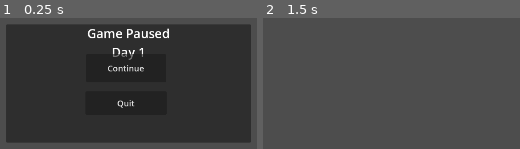
Above: before the commit, frames 1-2 (left to right).
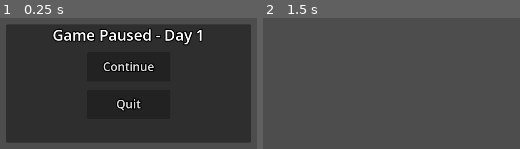
Above: after the commit, the same moments.

Repository: ThyGram/Eksamensprojekt-DDU
Game: Godot game, scene res://PopUps/PauseMenu.tscn
The game is run twice, just before and just after one commit, with the same random seed, the same clock (stepped at 60 frames per second) and the same inputs. This scene is started directly instead of the project's main scene.
Inputs (mouse positions are in pixels of both pictures, inside the frame that each line leads up to):
- Up to frame 1 (0.25 s): no input
- Up to frame 2 (1.5 s): click "Continue" at 0.5 s; tap Enter (ui_accept) at 1.25 s; move the mouse to (outside the picture) at 1.27 s; press the mouse at (outside the picture) at 1.28 s; hold D (Right) from 1.28 s (still down)

The runs differ from the first frame. In frame 1, 5.6% of the frame differs, in the area x 20-79%, y 7-71%; in frame 2, nothing differs.

Commit message:
Pause menu text fix

Diff:
--- a/GodotGame/PopUps/PauseMenu.gd
+++ b/GodotGame/PopUps/PauseMenu.gd
@@ -3,7 +3,7 @@
 
 # Called when the node enters the scene tree for the first time.
 func _ready():
-	$Panel/Title.text = "Game Paused\nDay " + str(storage.Day)
+	$Panel/Title.text = "Game Paused - Day " + str(storage.Day)
 
 
 # Called every frame. 'delta' is the elapsed time since the previous frame.
--- a/GodotGame/PopUps/PauseMenu.tscn
+++ b/GodotGame/PopUps/PauseMenu.tscn
@@ -26,26 +26,46 @@
 anchor_right = 1.0
 offset_bottom = 42.0
 grow_horizontal = 2
-theme_override_font_sizes/font_size = 30
-text = "Game Paused DAY X"
+theme_override_colors/font_outline_color = Color(0, 0, 0, 1)
+theme_override_constants/outline_size = 10
+theme_override_font_sizes/font_size = 36
+text = "Game Paused - Day X"
 horizontal_alignment = 1
 
 [node name="Continue" type="Button" parent="Panel"]
-layout_mode = 0
-offset_left = 193.0
-offset_top = 71.0
-offset_right = 384.0
-offset_bottom = 139.0
-theme_override_font_sizes/font_size = 20
+layout_mode = 1
+anchors_preset = 8
+anchor_left = 0.5
+anchor_top = 0.5
+anchor_right = 0.5
+anchor_bottom = 0.5
+offset_left = -100.0
+offset_top = -75.0
+offset_right = 100.0
+offset_bottom = -5.0
+grow_horizontal = 2
+grow_vertical = 2
+theme_override_colors/font_outline_color = Color(0, 0, 0, 1)
+theme_override_constants/outline_size = 10
+theme_override_font_sizes/font_size = 28
 text = "Continue"
 
 [node name="Quit" type="Button" parent="Panel"]
-layout_mode = 0
-offset_left = 191.0
-offset_top = 161.0
-offset_right = 386.0
-offset_bottom = 217.0
-theme_override_font_sizes/font_size = 20
+layout_mode = 1
+anchors_preset = 8
+anchor_left = 0.5
+anchor_top = 0.5
+anchor_right = 0.5
+anchor_bottom = 0.5
+offset_left = -100.0
+offset_top = 15.0
+offset_right = 100.0
+offset_bottom = 85.0
+grow_horizontal = 2
+grow_vertical = 2
+theme_override_colors/font_outline_color = Color(0, 0, 0, 1)
+theme_override_constants/outline_size = 10
+theme_override_font_sizes/font_size = 28
 text = "Quit"
 
 [connection signal="pressed" from="Panel/Continue" to="." method="_on_continue_pressed"]
